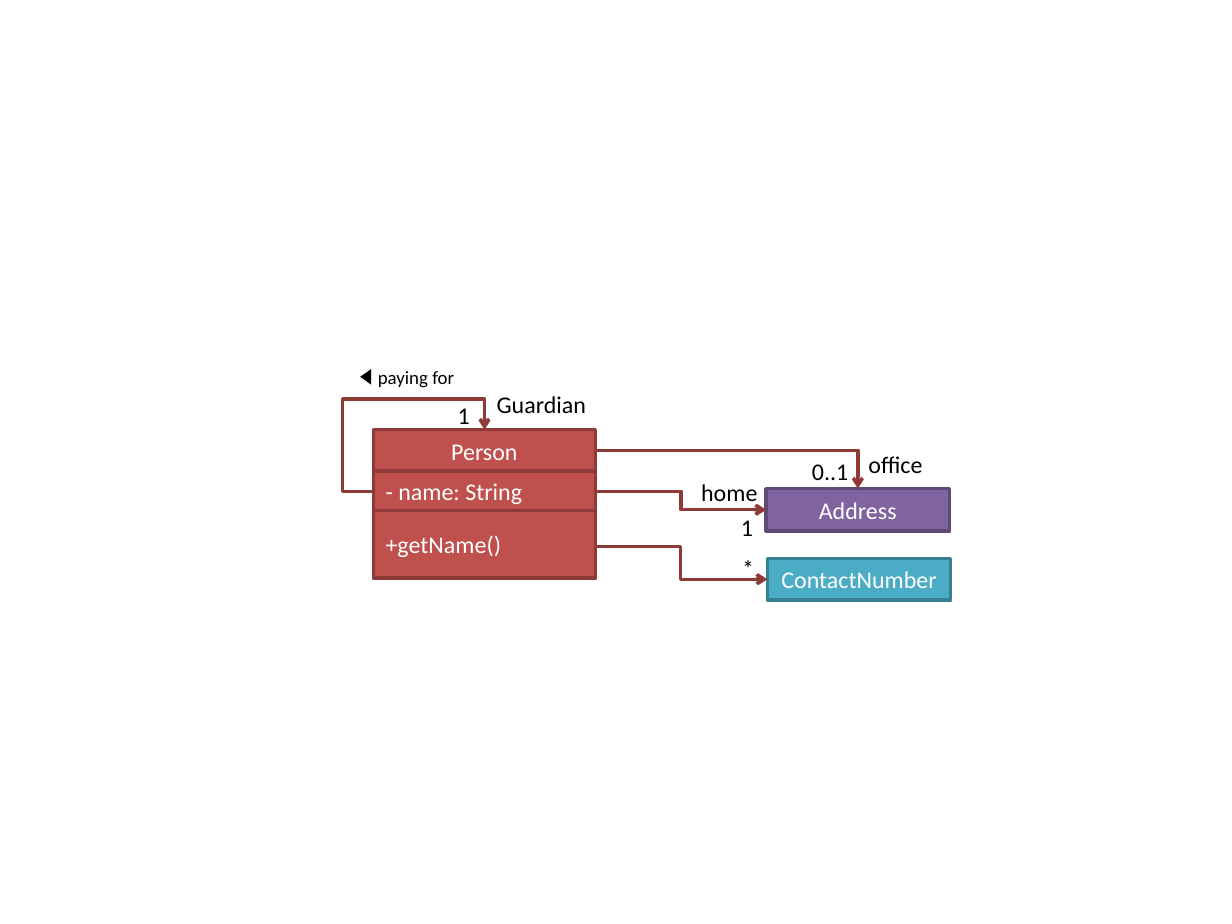
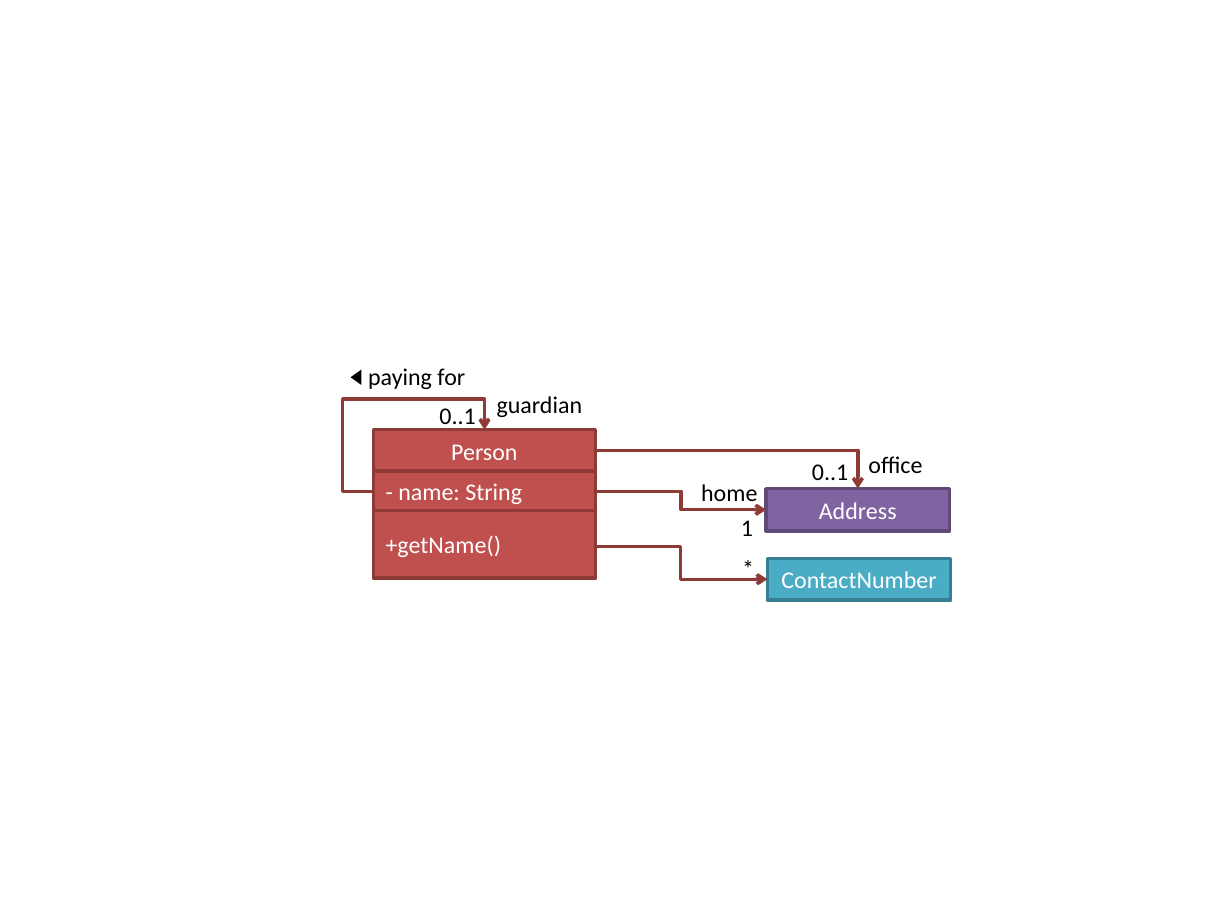
Before and after one commit to se-edu/se-book, a slide deck: slide 1 of diagrams/modelling/modellingStructures/classStructures/typicalClassStructure.pptx. Drawn at 1232x924 pixels with LibreOffice and Linux fonts; fonts in the diff are those of the drawing. Boxes give left, top, right and bottom in pixels: in the first picture for what was removed or moved away, otherwise in the second. Text is boxed around its words. In the diff, an @@ line names an element or a change of style, - is before the commit and + after.

```diff
--- a/diagrams/modelling/modellingStructures/classStructures/typicalClassStructure.pptx
+++ b/diagrams/modelling/modellingStructures/classStructures/typicalClassStructure.pptx
@@ text "paying for": place and size @@
-text "paying for" at bbox=[378, 371, 454, 388]
+text "paying for" at bbox=[368, 368, 465, 389]
@@ text "paying for" at bbox=[368, 368, 465, 389]: size 11 to 14 pt @@
@@ triangle: place and size @@
-triangle at bbox=[360, 368, 371, 384]
+triangle at bbox=[351, 370, 362, 386]
@@ text at bbox=[439, 408, 475, 431]: text changed @@
-1
+0..1
@@ text at bbox=[497, 396, 583, 417]: text changed @@
-Guardian
+guardian
```
Also in this commit, not shown: 2 other files.
